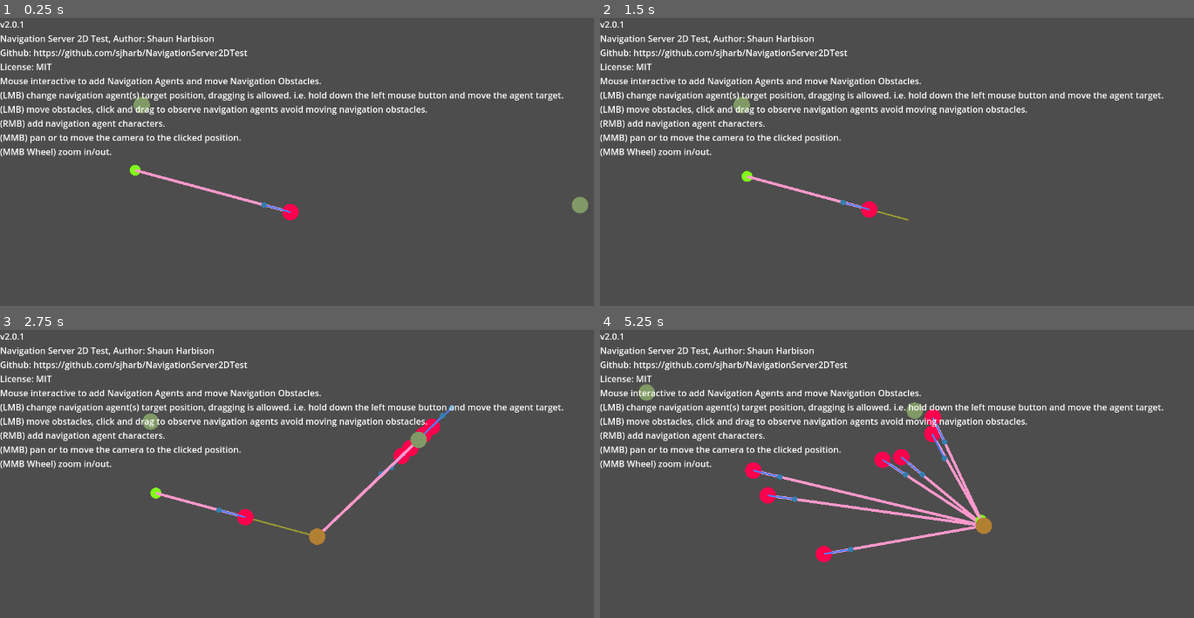
Above: before the commit, frames 1-4 (two rows, left to right).
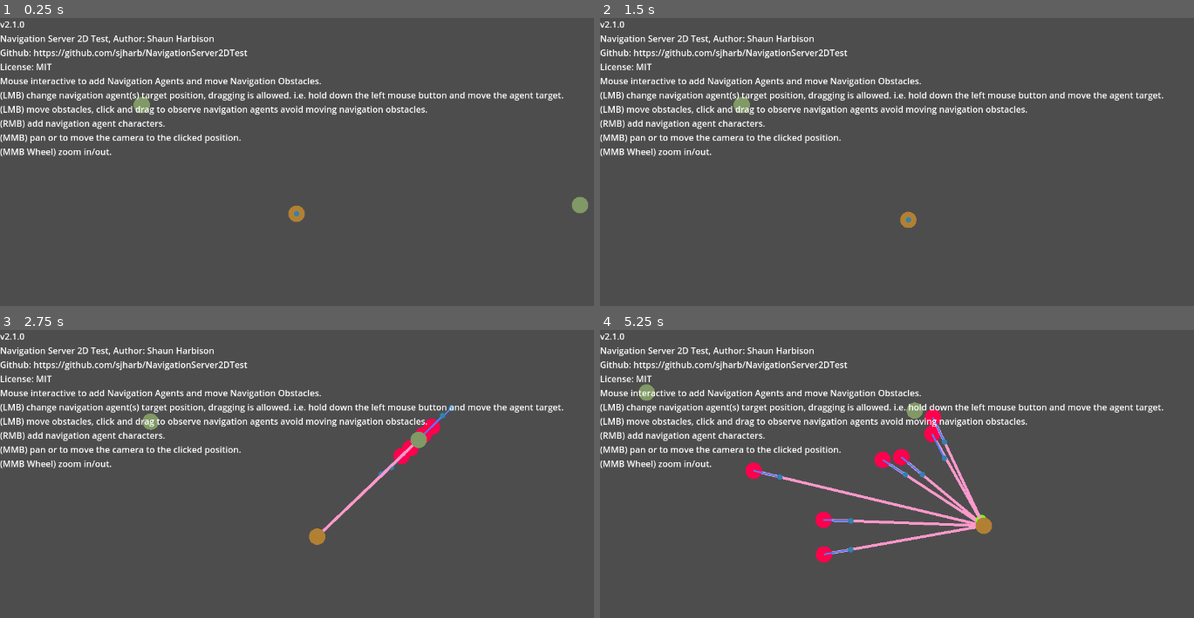
Above: after the commit, the same moments.

Repository: sjharb/NavigationServer2DTest
Game: Godot game, scene res://main.tscn
Same seed, same stepped clock (60 frames per second), same inputs: the game is played once before the commit and once after it. The engine's default icon, where the game draws it, is replaced by a stand-in: a white triangle on a blue panel in a dark square.
Inputs (mouse positions are in pixels of both pictures, inside the frame that each line leads up to):
- Up to frame 1 (0.25 s): no input
- Up to frame 2 (1.5 s): tap Enter at 0.5 s; move the mouse to (1182, 205) at 0.52 s; press the mouse at (1182, 205) at 0.53 s; move the mouse to (742, 104) at 1.27 s; release the mouse at (742, 104) at 1.28 s; tap Middle mouse button (mouse_click_middle) at 1.35 s; click (742, 104) at 1.42 s
- Up to frame 3 (2.75 s): tap Space at 2 s; move the mouse to (415, 439) at 2.02 s; hold Right mouse button (mouse_click_right) from 2.03 s (still down); click (415, 439) at 2.17 s
- Up to frame 4 (5.25 s): move the mouse to (914, 603) at 2.77 s; release Right mouse button (mouse_click_right) at 2.78 s; click (914, 603) at 2.85 s; move the mouse to (1158, 583) at 3.52 s; hold Middle mouse button (mouse_click_middle) 3.53-4.28 s; click (1158, 583) at 3.67 s; move the mouse to (736, 468) at 4.27 s; right-click (736, 468) at 4.35 s; click (736, 468) at 4.42 s; move the mouse to (986, 525) at 5.02 s; press the mouse at (986, 525) at 5.03 s

The runs differ from the first frame. In frame 1, 0.6% of the frame differs, in the area x 2-52%, y 1-71%; in frame 2, 0.6%; in frame 3, 0.4%; in frame 4, 1.0%, in the area x 2-64%, y 1-81%.

Commit message:
Updated for Godot 4.2.1.stable, fixed navigation server sync error(s) using await.

Diff:
--- a/level.gd
+++ b/level.gd
@@ -48,6 +48,10 @@
 # init called by parent, inits flow down from parent nodes to create easy parent child references
 func init(level_parent_scene) -> void:
 	main = level_parent_scene
+	# await for the next physics frame.
+	# await is needed to avoid map sync errors.
+	# Error "NavigationServer map query failed because it was made before first map synchronization."
+	await get_tree().physics_frame
 	init_pre_existing_level_players()
 	init_pre_existing_level_obstacles()
 
--- a/level.tscn
+++ b/level.tscn
@@ -9,16 +9,19 @@
 vertices = PackedVector2Array(680, 328, 1280, 0, 1280, 832, 608, 608, 400, 640, 0, 832, 168, 688, 0, 0, 168, 592, 560, 288, 584, 360, 240, 384, 512, 528, 400, 584, 240, 216, 560, 216)
 polygons = Array[PackedInt32Array]([PackedInt32Array(0, 1, 2, 3), PackedInt32Array(4, 3, 2, 5, 6), PackedInt32Array(6, 5, 7, 8), PackedInt32Array(9, 0, 10, 11), PackedInt32Array(11, 10, 12, 13, 8), PackedInt32Array(11, 8, 7, 14), PackedInt32Array(14, 7, 1, 15), PackedInt32Array(15, 1, 0, 9)])
 outlines = Array[PackedVector2Array]([PackedVector2Array(0, 0, 0, 832, 1280, 832, 680, 328, 608, 608, 400, 640, 168, 688, 168, 592, 400, 584, 512, 528, 584, 360, 560, 288, 240, 384, 240, 216, 560, 216, 560, 288, 584, 360, 680, 328, 1280, 832, 1280, 0)])
+source_geometry_group_name = &"navigation_polygon_source_group"
 
 [sub_resource type="NavigationPolygon" id="NavigationPolygon_a3ren"]
 vertices = PackedVector2Array(1472, 768, 1344, 640, 1376, 624, 1432, 616, 1472, 640, 1664, 832, 1624, 232, 1288, 264, 1288, 192, 1664, 192, 1536, 576, 1536, 448, 1288, 832, 1288, 768, 1456, 544, 1432, 608, 1376, 616, 1352, 552, 1344, 512, 1288, 384, 1472, 512, 1288, 448)
 polygons = Array[PackedInt32Array]([PackedInt32Array(0, 1, 2, 3, 4, 5), PackedInt32Array(6, 7, 8, 9), PackedInt32Array( …(187 unchanged characters)…
 outlines = Array[PackedVector2Array]([PackedVector2Array(1288, 384, 1288, 448, 1344, 512, 1352, 552, 1376, 616, 1432, 6 …(181 unchanged characters)…
+source_geometry_group_name = &"navigation_polygon_source_group"
 
 [sub_resource type="NavigationPolygon" id="NavigationPolygon_jx7pq"]
 vertices = PackedVector2Array(1648, 864, 1624, 840, 1672, 840, 1792, 896, 1280, -8, 1200, -8, 1240, -64, 1672, 536, 167 …(517 unchanged characters)…
 polygons = Array[PackedInt32Array]([PackedInt32Array(0, 1, 2, 3), PackedInt32Array(4, 5, 6), PackedInt32Array(7, 8, 9,  …(815 unchanged characters)…
 outlines = Array[PackedVector2Array]([PackedVector2Array(960, 832, 968, 1024, 1472, 1024, 1704, 1008, 1792, 896, 1912,  …(546 unchanged characters)…
+source_geometry_group_name = &"navigation_polygon_source_group"
 
 [node name="Level" type="Node2D"]
 script = ExtResource("1_xpa4y")
--- a/main.gd
+++ b/main.gd
@@ -3,7 +3,7 @@
 
 extends Node2D
 
-var app_version : String = "2.0.1"
+var app_version : String = "2.1.0"
 
 @onready var level_scene : Node2D = get_node("Level")
 @onready var hud : Node2D = get_node("HudCanvasLayer/Hud")
@@ -16,7 +16,7 @@
 func _ready() -> void:
 	hud.enable_hud()
 	hud.set_version_hud(app_version)
-	level_scene.init(self)
+	level_scene.call_deferred("init", self)
 
 func _process(_delta : float) -> void:
 	if Input.is_action_pressed("mouse_click_left"):
--- a/project.godot
+++ b/project.godot
@@ -12,7 +12,7 @@
 
 config/name="NavigationServer2DTest"
 run/main_scene="res://main.tscn"
-config/features=PackedStringArray("4.1")
+config/features=PackedStringArray("4.2")
 config/icon="res://icon.png"
 
 [display]
